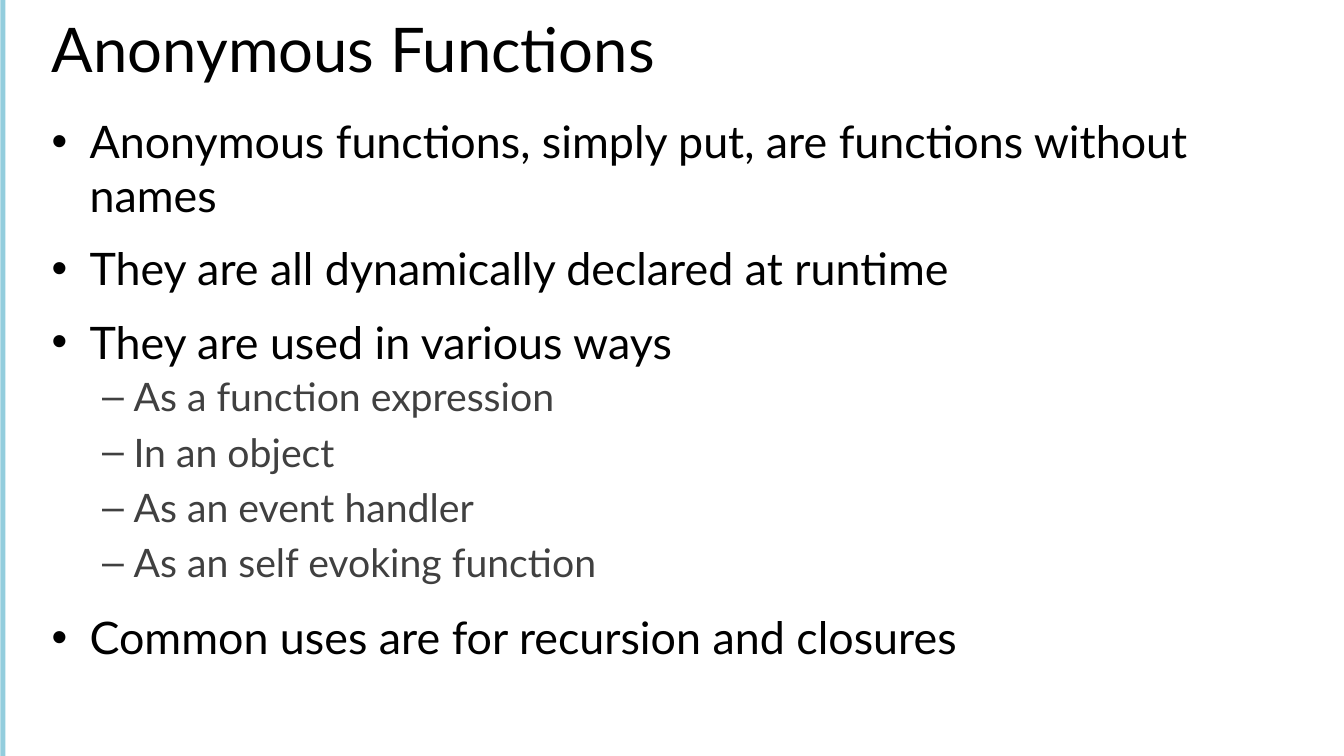
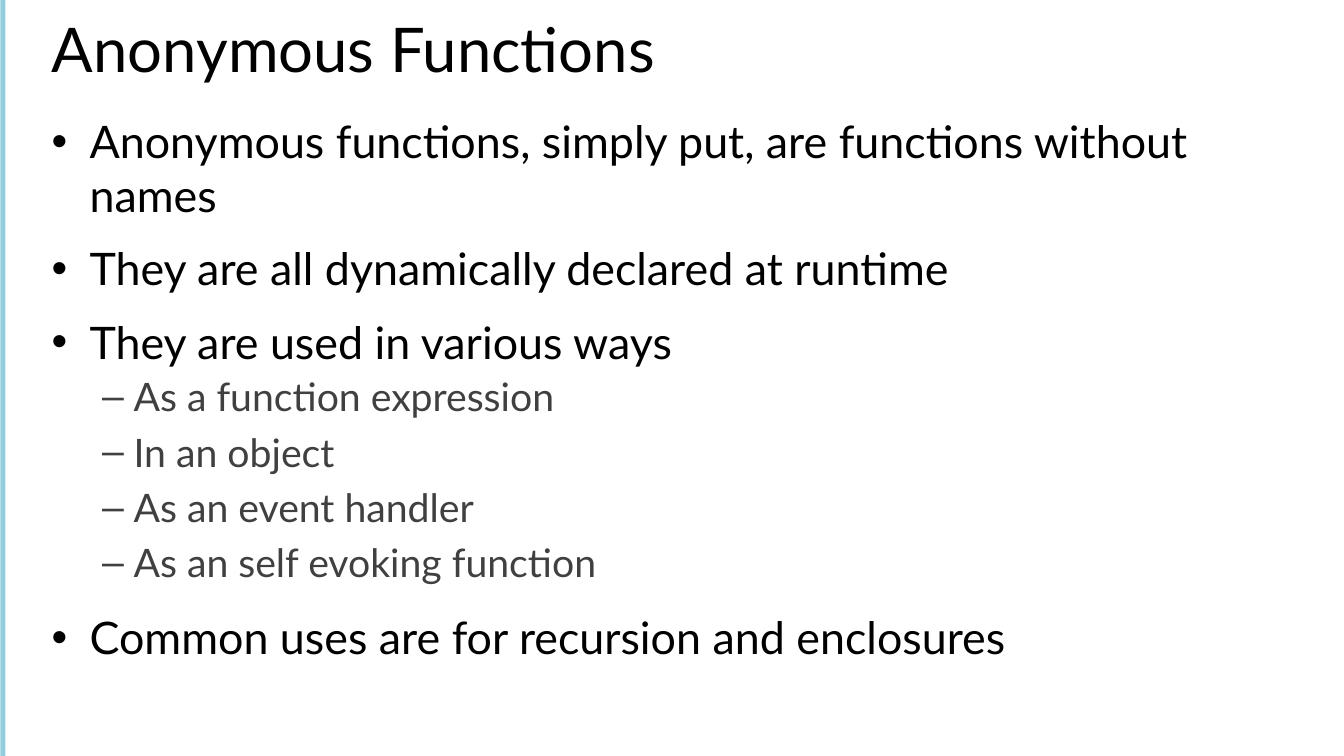
Before and after one commit to Amart85/JavaScript-Experienced-Developers, a slide deck: slide 27 of Slides/Module 1 -Getting Started With JavaScript.pptx. Drawn at 1344x756 pixels with LibreOffice and Linux fonts; fonts in the diff are those of the drawing. Boxes give left, top, right and bottom in pixels: in the first picture for what was removed or moved away, otherwise in the second. Text is boxed around its words. In the diff, an @@ line names an element or a change of style, - is before the commit and + after.

```diff
--- a/Slides/Module 1 -Getting Started With JavaScript.pptx
+++ b/Slides/Module 1 -Getting Started With JavaScript.pptx
@@ text at (x1=90, y1=621, x2=1005, y2=655): text changed @@
-• Common uses are for recursion and closures
+• Common uses are for recursion and enclosures
```
Also in this commit, not shown: 3 other slides changed, 3 other files.
